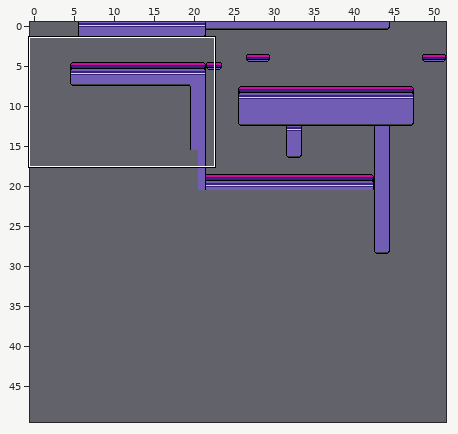
Two states of a Tiled map (JSON), assets/level/level_7.json. Above, an overview of the earlier version with the close-up marked.
Close-up. Before the edit:
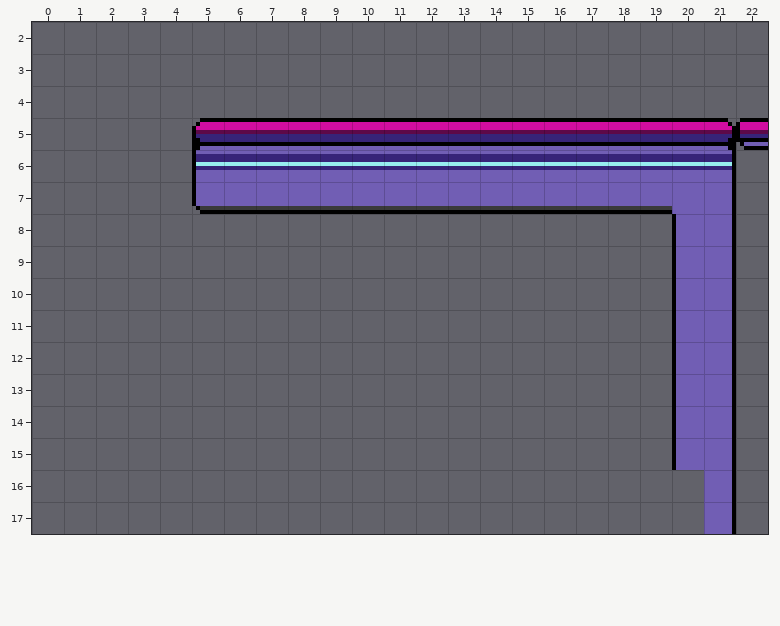
Cells are 8x8 px. Shown: x 0..22, y 2..17. The commit also changed other parts of the map, which this record leaves out.
Now the later version:
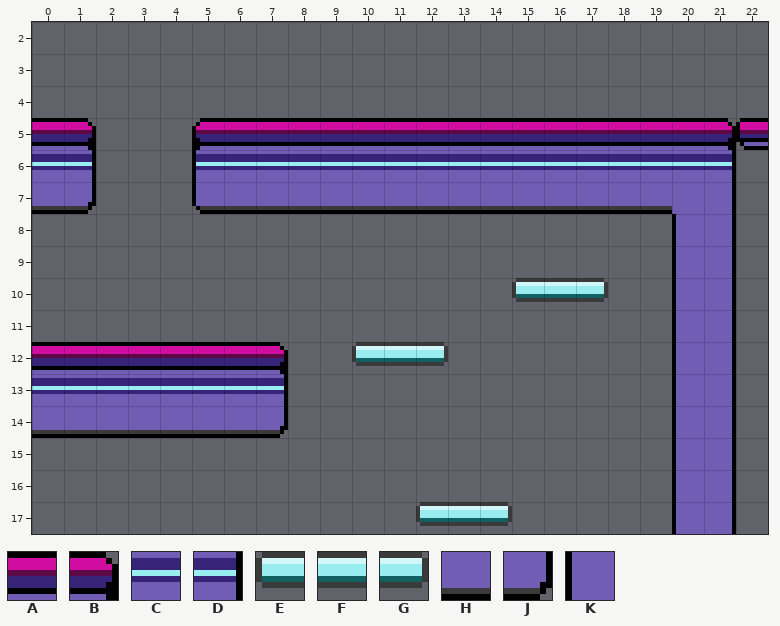
Key: from "wasteland": A 1, B 2, C 26, D 27, E 39, F 40, G 41, H 51, J 52, K 75.
_ is an empty cell.
Diff:
Changed rows in their new state; . is an unchanged cell.
Layer "ground":
first column x 0:
 5 AB...................
 6 CD...................
 7 HJ...................
10 ...............EFG...
12 AAAAAAAB..EFG........
13 CCCCCCCD.............
14 HHHHHHHJ.............
16 ....................K
17 ............EFG.....K
Where, in picture pixels (left, top, right, bottom), the same in both close-ups:
added: (32, 118, 96, 214)
added: (512, 278, 608, 302)
added: (32, 342, 288, 438)
added: (352, 342, 448, 366)
added: (672, 470, 704, 534)
added: (416, 502, 512, 526)
